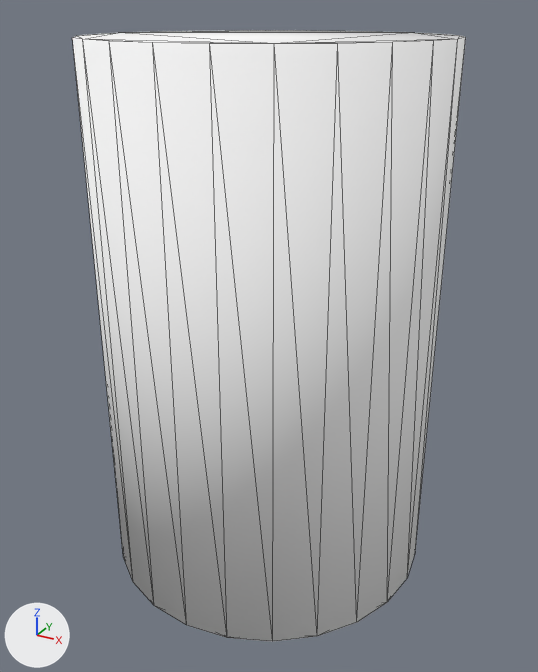
What one commit did to the glTF model exports/glb/Earthen jar/Earthen jar__n4.glb.
Before and after are seen from a 50 mm lens placed at (-2.927, -2.235, 1.159), pointed at (-3.148, -1.834, 0.959). Every picture has the same lights, and +X, +Y and +Z are marked at lower left. The picture after the commit comes second. Mesh edges are drawn as thin lines.

Objects in the first picture: 'Earthen jar'.
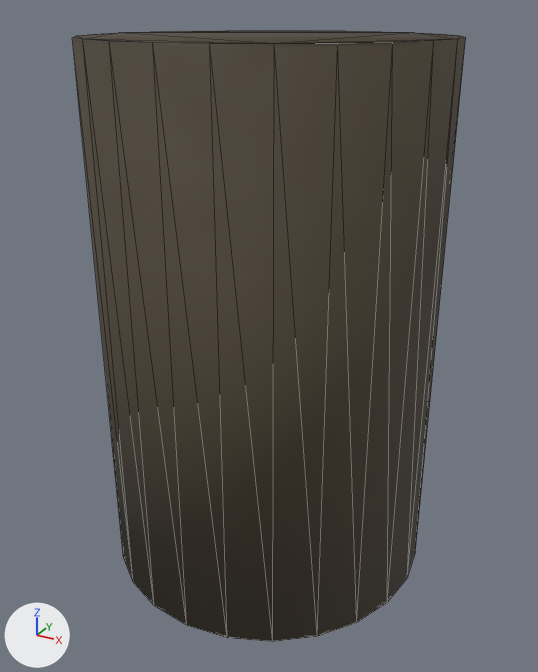
Changed parts and their boxes (x1, y1, x2, y2) in the pictures (538 x 672 px):
'Earthen jar', recoloured (white to brown)
    both: (72, 30, 466, 642)

Patch to the scene script:
```diff
--- a/exports/glb/Earthen jar/Earthen jar__n4.glb.py
+++ b/exports/glb/Earthen jar/Earthen jar__n4.glb.py
@@ img_bc_g28_s0_earthen_jar @@
+img_bc_g28_s0_earthen_jar = load_image('BC_g28_s0_Earthen jar', '_unpacked/BC_g28_s0_Earthen_jar', 256, 256, 'sRGB')
@@ img_orm_g28_s0_earthen_jar @@
+img_orm_g28_s0_earthen_jar = load_image('ORM_g28_s0_Earthen jar', '_unpacked/ORM_g28_s0_Earthen_jar', 256, 256, 'Non-Color')
@@ mat_baked_g28_s0_earthen_jar @@
+mat_baked_g28_s0_earthen_jar = bpy.data.materials.new('BAKED_g28_s0_Earthen jar')
+# uses the picture img_bc_g28_s0_earthen_jar
+# uses the picture img_orm_g28_s0_earthen_jar
@@ me_cylinder_082 @@
 me_cylinder_082.from_pydata(...)  # 48 vertices, 92 faces; spans x -0.11..0.11, y -0.11..0.11, z -0.175..0.175
-me_cylinder_082.materials.append(mat_earth_plaster_001)  # white #ffffff
+me_cylinder_082.materials.append(mat_baked_g28_s0_earthen_jar)
```
